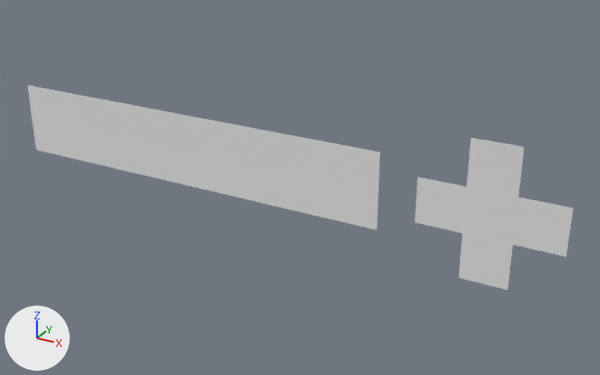
One commit to the Blender file HelmetHUD_Health.blend: the scene before it, then after it.
One viewpoint serves both versions: a camera (50 mm lens) standing at (0.0229, -0.0302, 0.0145) and looking at (0.0059, 0.0006, -0.0009). Every picture has the same lights, and +X, +Y and +Z are marked at lower left.

The first picture shows 'Health'.
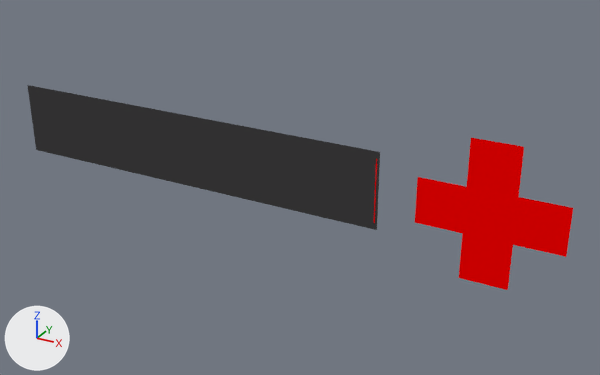
Scene script edits in JSON lines:
```json
{"op": "add", "block": "img_helmethud_dds", "code": ["img_helmethud_dds = load_image('HelmetHUD.dds', 'Textures/HelmetHUD.dds', 512, 512, 'sRGB')"]}
{"op": "add", "block": "ng_spaceengineers_dx11_shader_2", "code": ["ng_spaceengineers_dx11_shader_2 = bpy.data.node_groups.new('SpaceEngineers_DX11_Shader_2', 'ShaderNodeTree')", "# nodes: BsdfAnisotropic, BsdfDiffuse, CombineColor, Emission, Fresnel, Invert, Math, Mix, MixShader, NormalMap, RGBCurve, SeparateColor", "# colours: white #e7e7e7, blue #bcbcff, green #00ff00, white #ffffff"]}
{"op": "add", "block": "ng_spaceengineers_dx9_shader", "code": ["ng_spaceengineers_dx9_shader = bpy.data.node_groups.new('SpaceEngineers_DX9_Shader', 'ShaderNodeTree')", "# nodes: BsdfDiffuse, NormalMap", "# colours: white #e7e7e7, blue #bcbcff, white #ffffff"]}
{"block": "mat_hud", "change": "nodes: BsdfDiffuse, OutputMaterial"}
{"block": "mat_hud", "change": "nodes: Group x2, MixShader, OutputMaterial, RGB, TexImage x2, Value x2"}
{"block": "mat_hud", "change": "colours: white #e7e7e7, blue #bcbcff, green #00ff00, white #ffffff"}
{"block": "mat_hud", "change": "uses the picture img_helmethud_dds"}
{"op": "remove", "block": "ob_healthbar", "code": "ob_healthbar.hide_set(True)  # its collection is switched off"}
```

Boxes (x1, y1, x2, y2) around the edits, measured in the pictures (600 x 375 px):
```json
{"object": "Health", "change": "surface changed", "before": [27, 85, 573, 290], "after": [27, 85, 573, 290]}
{"object": "HealthBar", "change": "shown", "after": [374, 158, 377, 223]}
```
